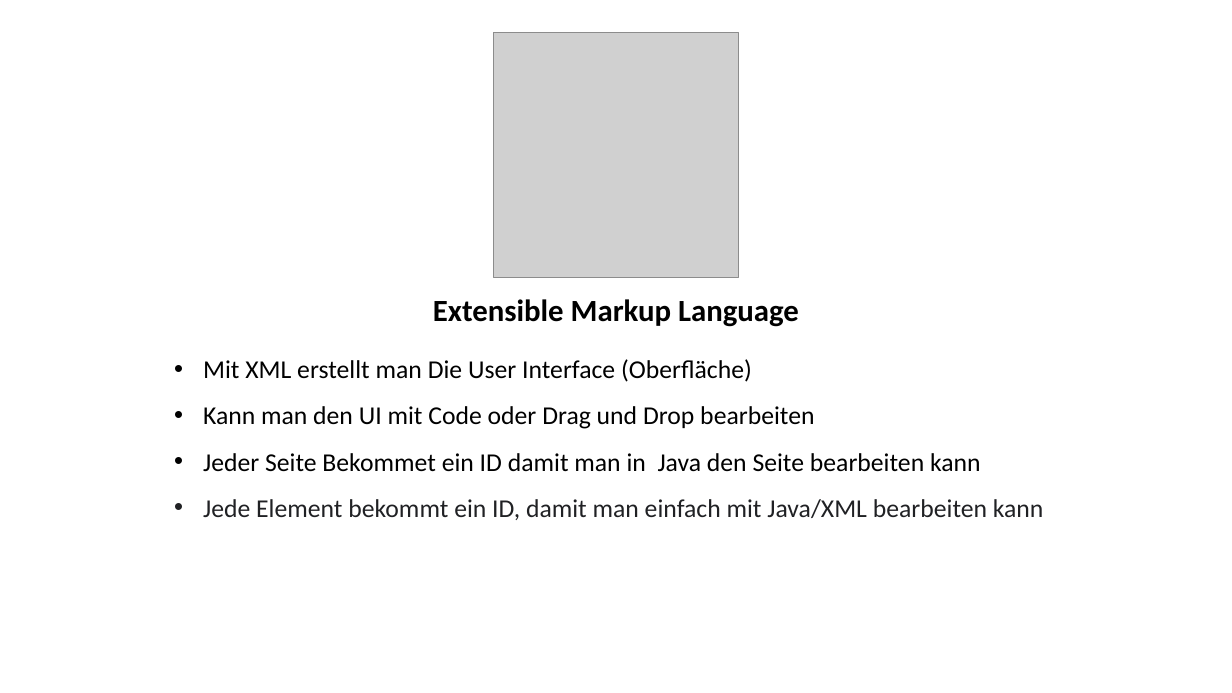
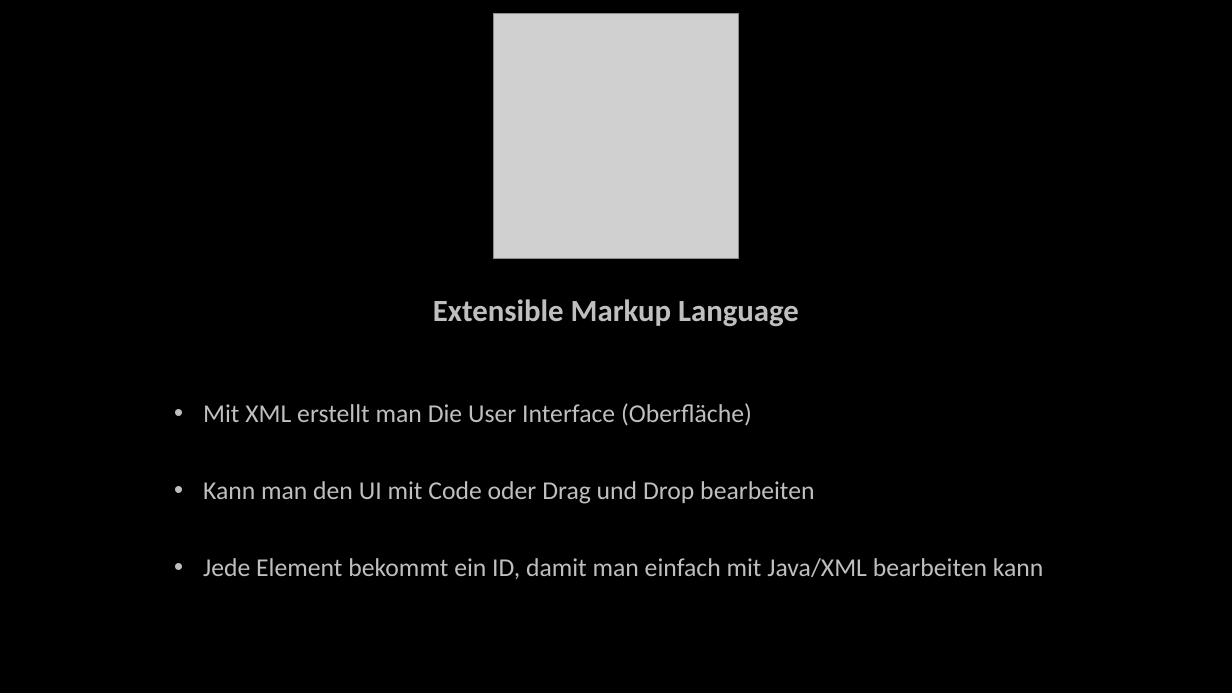
Before and after one commit to TarekAlbrijawi030/LFUP, a slide deck: slide 11 of LFÜP.pptx. Drawn at 1232x693 pixels with LibreOffice and Linux fonts; fonts in the diff are those of the drawing; grey boxes stand for pictures. Boxes give left, top, right and bottom in pixels: in the first picture for what was removed or moved away, otherwise in the second. Text is boxed around its words. In the diff, an @@ line names an element or a change of style, - is before the commit and + after.

```diff
--- a/LFÜP.pptx
+++ b/LFÜP.pptx
@@ rectangle added at (0,0,1232,693), fill #000000 @@
@@ picture: place and size @@
-picture at (494,32,738,277)
+picture at (494,13,738,258)
@@ text "Extensible Markup Language" at (433,299,799,326): text colour #000000 to #BFBFBF @@
@@ text "Mit XML erstellt man Die ...": place and size @@
-text "Mit XML erstellt man Die ..." at (203,359,1044,520)
+text "Mit XML erstellt man Die ..." at (203,403,1044,579)
@@ text "Mit XML erstellt man Die ..." at (203,403,1044,579): text colour #000000 to #BFBFBF in "Mit XML erstellt man Die User Interface ...", "Kann man den UI mit Code oder ..."; text colour #202124 to #BFBFBF in "Jede Element bekommt ein ID, damit man ..."; line spacing 1.5 to 2.5 @@
@@ text at (203,453,981,472): paragraph removed @@
-• Jeder Seite Bekommet ein ID damit man in Java den Seite bearbeiten kann
```
Also in this commit, not shown: 9 other slides changed, 1 slide removed.
